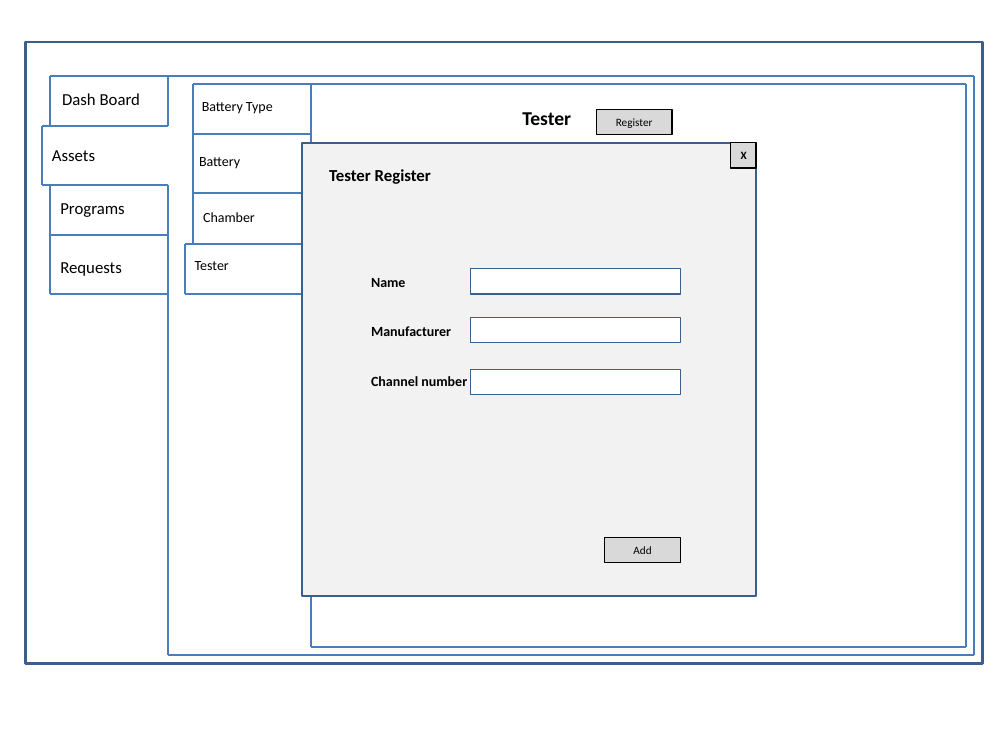
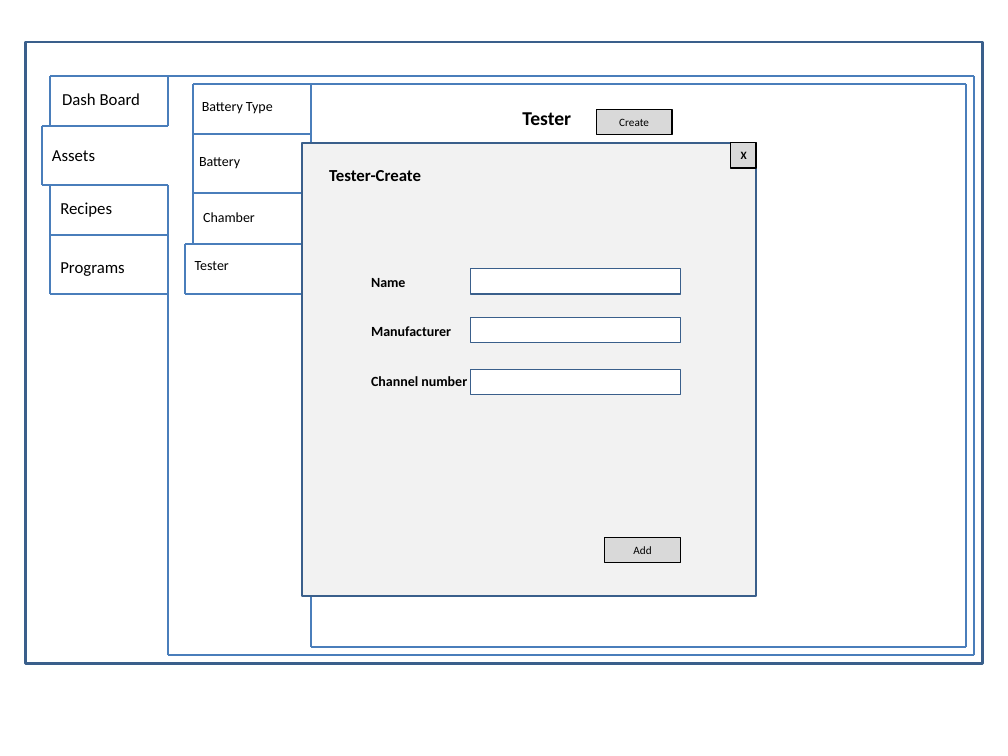
Before and after one commit to happylennychen/BCLabManager, a slide deck: slide 13 of Doc/UI Design.pptx (slide 12 before the commit). Drawn at 1008x756 pixels with LibreOffice and Linux fonts; fonts in the diff are those of the drawing. Boxes give left, top, right and bottom in pixels: in the first picture for what was removed or moved away, otherwise in the second. Text is boxed around its words. In the diff, an @@ line names an element or a change of style, - is before the commit and + after.

```diff
--- a/Doc/UI Design.pptx
+++ b/Doc/UI Design.pptx
@@ text in rectangle at bbox=[619, 118, 649, 126]: text changed @@
-Register
+Create
@@ text at bbox=[329, 170, 421, 181]: text changed @@
-Tester Register
+Tester-Create
@@ text added at bbox=[60, 202, 112, 217], 12 pt, text #000000 @@
+Recipes
@@ text "Programs": place and size @@
-text "Programs" at bbox=[60, 203, 124, 217]
+text "Programs" at bbox=[60, 262, 124, 276]
@@ text removed at bbox=[60, 262, 122, 276] @@
-Requests
```
Also in this commit, not shown: 22 other slides changed, 7 slides added, 4 slides removed.
